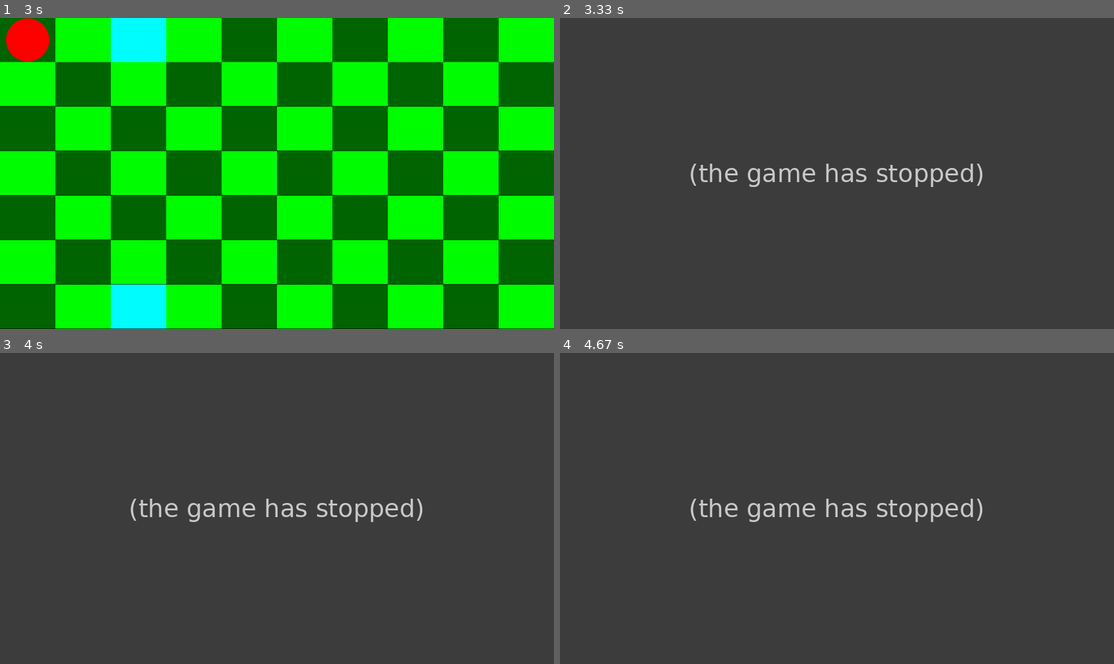
Above: before the commit, frames 1-4 (two rows, left to right).
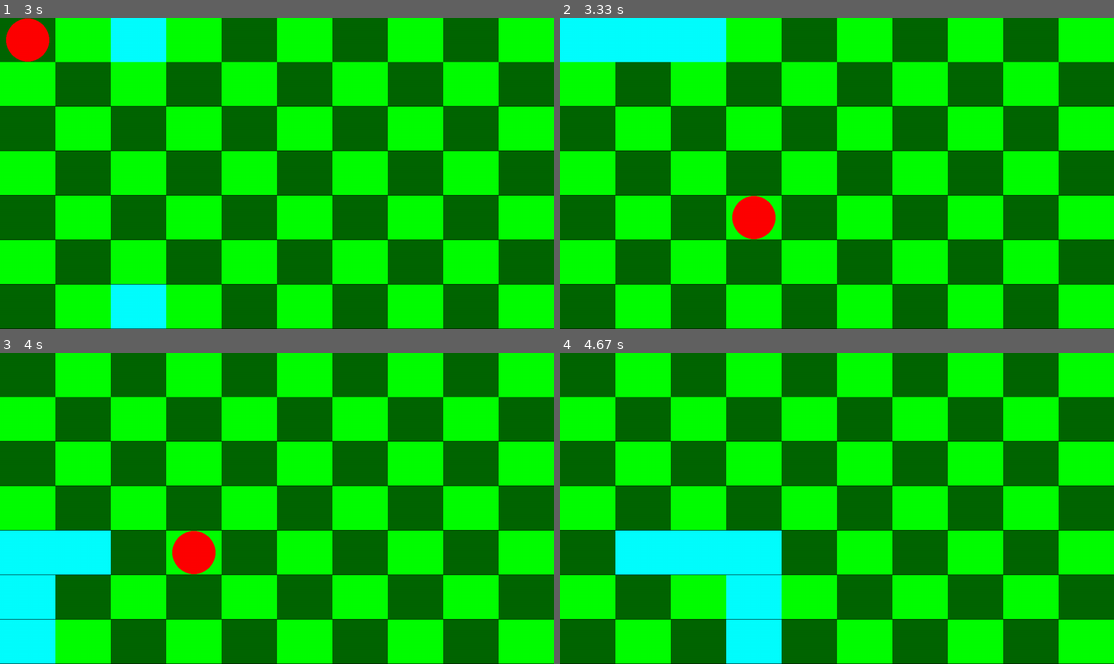
Above: after the commit, the same moments.

Repository: aphTu/Snake-Pygame
Game: pygame game, started from main.py
The game is run twice, just before and just after one commit, with the same random seed, the same clock (stepped at 60 frames per second) and the same inputs.
Inputs:
- Up to frame 1 (3 s): tap W at 0.33 s; hold Right 0.67-1.13 s; hold Up 1.17-1.47 s; hold Right 1.5-1.97 s; hold Left 2-2.53 s; hold Down 2.57-2.87 s; hold Left from 2.9 s (still down)
- Up to frame 2 (3.33 s): release Left at 3.3 s
- Up to frame 3 (4 s): hold Up 3.33-3.7 s; hold Right from 3.73 s (still down)
- Up to frame 4 (4.67 s): release Right at 4.37 s; hold Down from 4.4 s (still down)

Frame 1 is identical in both runs. In frame 2, 100% of the frame differs, in the area x 0-100%, y 0-100%; in frame 3, 100%; in frame 4, 100%.
Error before the commit: IndexError: list index out of range (snake.py line 89); the game stopped at 3.17 s (later frames are placeholders)

Commit message:
Changed apple.py and snake.py
Made it so that apple.py now create new apple once it is eaten and snake
now update it length. There is a bug where it creating the length at the
wrong location

Diff:
--- a/apple.py
+++ b/apple.py
@@ -1,15 +1,18 @@
 import pygame
+import random
 class Apple():
-  def __init__(self, position_x, position_y):
+  def __init__(self, position_x, position_y, apple_scale):
     self.position_x = position_x
     self.position_y = position_y
     self.color = (255, 0, 0)
     self.eaten = False
+    self.radius = 50
+    self.scale = apple_scale
 
   def updatePositionX(self, position):
     self.position_x = position
 
-  def updatePoitionY(self, position):
+  def updatePositionY(self, position):
     self.position_y = position
 
   def getPositionX(self):
@@ -25,4 +28,51 @@
   def updateEaten(self):
     if self.eaten:
       self.eaten = False
-    self.eaten = True
+    else:
+     self.eaten = True
+
+  # this generate the new position
+  def newPosition(self, board_length, board_width, snake_position, snake_size):
+    if not self.eaten:
+      return
+    chosenPosition = (random.randint(0,board_length)*snake_size[0] + self.scale[0], random.randint(0, board_width) *snake_size[1] +self.scale[1])
+    while not self.isValidPosition(snake_position, chosenPosition, snake_size):
+      chosenPosition = (random.randint(0,board_length)*snake_size[0] + self.scale[0], random.randint(0, board_width) *snake_size[1] +self.scale[1])
+    self.updatePositionX(chosenPosition[0])
+    self.updatePositionY(chosenPosition[1])
+
+
+  # this check if the new position is an invalid position
+  def isValidPosition(self, snake_position, chosenPosition, snake_size):
+    invalid_position = set(snake_position.copy())
+    invalid_position.add((self.position_x, self.position_y))
+
+    head = snake_position[len(snake_position) - 1]
+    up, down, right, left = set(), set(), set(), set()
+    for i in range(1,4):
+      up.add((head[0], head[1] - i* snake_size[1] + self.scale[1]))
+      down.add((head[0], head[1] + i * snake_size[1] + self.scale[1]))
+      right.add((head[0] + i * snake_size[0]+ self.scale[0],head[1]))
+      left.add((head[0] - i *snake_size[0] + self.scale[0], head[1]))
+
+    invalid_position.update(up)
+    invalid_position.update(down)
+    invalid_position.update(left)
+    invalid_position.update(right)
+
+    # ul is up left, ur is up right, dl is down left, dr is down right
+    ul, ur, dl, dr = set(), set(), set(), set()
+
+    for i  in range(1, 3):
+      ul.add((head[0] - i * snake_size[0] +  self.scale[0], head[1] - i * snake_size[1] +self.scale[1]))
+      ur.add((head[0]  + i * snake_size[0] + self.scale[0], head[1] - i * snake_size[1] + self.scale[1]))
+      dl.add((head[0] - i * snake_size[0] + self.scale[0], head[1] + i* snake_size[1] +self.scale[1]))
+      dr.add((head[0] + i * snake_size[0] + self.scale[0], head[1] + i* snake_size[1] + self.scale[1]))
+
+    invalid_position.update(ul)
+    invalid_position.update(ur)
+    invalid_position.update(dl)
+    invalid_position.update(dr)
+    if chosenPosition in invalid_position:
+      return False
+    return True
--- a/main.py
+++ b/main.py
@@ -20,7 +20,7 @@
 allow_input = True
 input_queue = Queue()
 time_elapsed = 0
-apple = Apple(0 + snake_size[0]/2,0+ snake_size[1]/2)
+apple = Apple(0 + snake_size[0]/2,0+ snake_size[1]/2, (snake_size[0]/2, snake_size[1]/2))
 while run:
   dt = clock.tick(60)/1000
   screen.fill((0,0,0))
@@ -36,8 +36,11 @@
       snake.updateDirection(event.key)
   if key[pygame.K_ESCAPE]:
     run = False
-  if(snake.hitBody()): run = False
-  snake.hitApple(apple)
+
+  if(snake.hitBody()):
+    run = False
+    print("snake hit itself, lose game")
+
   if not board.insidePlayableArea(snake.getPositionHead()):
     snake.outOfBound(board.getBoundary())
   if snake.timeDelay - time_elapsed <= 0:
@@ -53,6 +56,10 @@
         snake.updatePositionHead((0, snake_size[1]), False)
       case _:
         pass
+  snake.hitApple(apple)
+  if apple.eaten:
+    apple.newPosition(10,7, snake.getPosition(), snake_size)
+    apple.updateEaten()
   time_elapsed+=dt
   pygame.display.update()
 pygame.quit()
--- a/snake.py
+++ b/snake.py
@@ -23,9 +23,16 @@
       pass
       #direction should stay same if it not perpendicular
   def updateLength(self):
+    tail = self.getPosition()[0]
     if self.direction == 'u':
-      tail = self.getPosition()[0]
-      self.position.insert(0, )
+      self.position.insert(0,(tail[0], tail[1] + self.snake_size[1]))
+    if self.direction =='d':
+      self.position.insert(0, (tail[0], tail[1] - self.snake_size[1]))
+
+    if self.direction=='r':
+      self.position.insert(0, (tail[0] + self.snake_size[0], tail[1]))
+    if self.direction == 'l':
+      self.position.insert(0, (tail[0] - self.snake_size[0], tail[1]))
     self.length+=1
 
   def getPosition(self):
@@ -66,8 +73,8 @@
     for coord in self.position:
       x, y = coord[0], coord[1]
       rect = pygame.Rect( x, y, self.snake_size[0], self.snake_size[1])
-      print(f"width : {rect.width}")
-      print(f"height: {rect.height}")
+      # print(f"width : {rect.width}")
+      # print(f"height: {rect.height}")
       pygame.draw.rect(screen, self.color, rect)
 
   def updatePositionHead(self, Coord, outOfBound):
@@ -113,7 +120,8 @@
   def hitApple(self, apple):
     if not isinstance(apple, Apple):
       raise Exception("Argument has to be an Apple object")
-
+    if apple.eaten:
+      return
     app_pos = (apple.position_x, apple.position_y)
 
     # print(app_pos)
